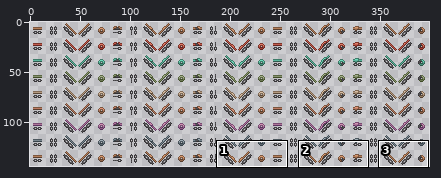
Two states of a sprite sheet, tiles/rails/akkimarirail.png. The first picture is a wide view before the edit; the outline marks the close-up.
Close-up. The starting point:
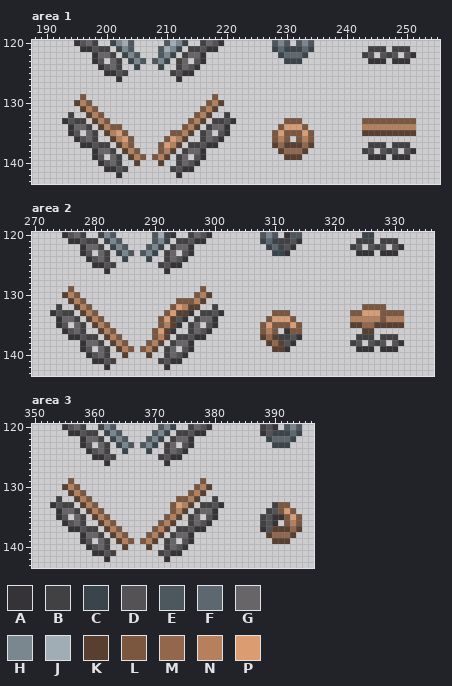
The file is 400x144 pixels. Colours within 5 levels of each other are drawn and written as one. Shown: area 1: x 188..255, y 120..143; area 2: x 270..336, y 120..143; area 3: x 350..396, y 120..143. The wide view leaves out empty margins. The commit also changed other parts of the picture, which this record leaves out.
Palette (. is transparent): A #353335  B #414042  C #39444b  D #545255  E #4c575e  F #5c676f  G #676568  H #7a878f  J #a0adb5  K #593f2f  L #7c573f  M #93674b  N #b5805b  P #db9c72
Pixels before, area 1, first column x 193:
120 ..ADGB..CHJE.....EJHC..BGDA........EHE.EHE.................
121 ...AADBB.CHE....EJHC.BBDAA.........CFCCCFC.........BBB.BBB.
122 .....AGGB.CHE...EHC.BGGA............CFFFC.........BD.DBD.DA
123 .....AD.GB.CHE.EHC.BG.DA.............CCC...........AAA.AAA.
124 ......ADGB..C...C..BGDA....................................
125 .......AADB.......BDAA.....................................
126 .........A.........A.......................................
127 ...........................................................
128 ...........................................................
129 ...L.....................L.................................
130 ..KNL...................LNK................................
131 ...KNL.................LNK.................................
132 .B..KNL...............LNK..B...............................
133 ADBB.KNL.............LNK.BBDA........LLL..........LLLLLLLLL
134 .AGGB.KNLL..........LNK.BGGA........LPPPL.........NNNNNNNNN
135 .AD.GB.KNPL.......LLNK.BG.DA.......LPLLLPL........KKKKKKKKK
136 ..ADGB..KNPL.....LPNK..BGDA........LNL.LNL.................
137 ...AADBB.KNL....LPNK.BBDAA.........KMKKKMK.........BBB.BBB.
138 .....AGGB.KNL...LNK.BGGA............KMMMK.........BD.DBD.DA
139 .....AD.GB.KNL.LNK.BG.DA.............KKK...........AAA.AAA.
140 ......ADGB..K...K..BGDA....................................
141 .......AADB.......BDAA.....................................
142 .........A.........A.......................................
Pixels before, area 2, first column x 273:
120 ..ADGB..CHE......EJCA..BGDA........EHE.AEE..........CC.....
121 ...AADBB.CHE.....EHC.BBDAA.........CFCBBDA.........BBB.BBB.
122 .....AGGB.CHE...EHC.BGGA............CFCDA.........BD.DBD.DA
123 .....AD.GB.CHE.EHC.BG.DA.............CCA...........AAA.AAA.
124 ......ADGB..C...C..BGDA....................................
125 .......AADB.......BDAA.....................................
126 .........A.........A.......................................
127 ...........................................................
128 ...........................................................
129 ...L.....................L.................................
130 ..KNL...................LNK................................
131 ...KNL...............LLLNK.................................
132 .B..KNL.............LPNKK..B........................LLLL...
133 ADBB.KNL...........LPKKA.BBDA........LLL..........LLPPPLLLL
134 .AGGB.KNL.........LPKDA.BGGA........LPPPL.........NNNNNLNNN
135 .AD.GB.KNL........LNKA.BG.DA.......LPLLLPL........KKMMKKKKK
136 ..ADGB..KNL......LPKA..BGDA........LNL.ALL..........KK.....
137 ...AADBB.KNL.....LNK.BBDAA.........KMKBBDA.........BBB.BBB.
138 .....AGGB.KNL...LNK.BGGA............KMKDA.........BD.DBD.DA
139 .....AD.GB.KNL.LNK.BG.DA.............KKA...........AAA.AAA.
140 ......ADGB..K...K..BGDA....................................
141 .......AADB.......BDAA.....................................
142 .........A.........A.......................................
Pixels before, area 3, first column x 353:
120 ..ADGB..CHE.......EHC..BGDA........BDA.EHE
121 ...AADBB.CHE.....EHC.BBDAA.........ADCCCFC
122 .....AGGB.CHE...EHC.BGGA............CFFFC.
123 .....AD.GB.CHE.EHC.BG.DA.............CCC..
124 ......ADGB..C...C..BGDA...................
125 .......AADB.......BDAA....................
126 .........A.........A......................
127 ..........................................
128 ..........................................
129 ...L.....................L................
130 ..KNL...................LNK...............
131 ...KNL.................LNK................
132 .B..KNL..............LLNK..B..............
133 ADBB.KNL............LPNK.BBDA........BLL..
134 .AGGB.KNL...........LNK.BGGA........BDLPL.
135 .AD.GB.KNL.........LNK.BG.DA.......BDAALPL
136 ..ADGB..KNL.......LNK..BGDA........BDA.LNL
137 ...AADBB.KNL.....LNK.BBDAA.........ADKKKMK
138 .....AGGB.KNL...LNK.BGGA............KMMMK.
139 .....AD.GB.KNL.LNK.BG.DA.............KKK..
140 ......ADGB..K...K..BGDA...................
141 .......AADB.......BDAA....................
142 .........A.........A......................
Once edited:
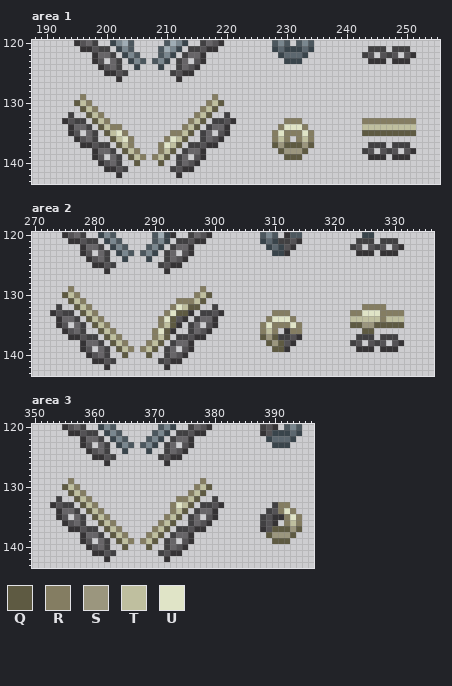
Colours new in this view: Q #5e5a42  R #847d62  S #9b967e  T #bfbf9f  U #e0e4c7
Change:
Changed rows in their new state; - is an unchanged pixel.
Area 1:
first column x 195:
129 -R---------------------R---------------------------------
130 QTR-------------------RTQ--------------------------------
131 -QTR-----------------RTQ---------------------------------
132 --QTR---------------RTQ----------------------------------
133 ---QTR-------------RTQ-------------RRR----------RRRRRRRRR
134 ----QTRR----------RTQ-------------RUUUR---------TTTTTTTTT
135 -----QTUR-------RRTQ-------------RURRRUR--------QQQQQQQQQ
136 ------QTUR-----RUTQ--------------RTR-RTR-----------------
137 -------QTR----RUTQ---------------QSQQQSQ-----------------
138 --------QTR---RTQ-----------------QSSSQ------------------
139 ---------QTR-RTQ-------------------QQQ-------------------
140 ----------Q---Q------------------------------------------
Area 2:
first column x 275:
129 -R---------------------R---------------------------------
130 QTR-------------------RTQ--------------------------------
131 -QTR---------------RRRTQ---------------------------------
132 --QTR-------------RUTQQ---------------------------RRRR---
133 ---QTR-----------RUQQ--------------RRR----------RRUUURRRR
134 ----QTR---------RUQ---------------RUUUR---------TTTTTRTTT
135 -----QTR--------RTQ--------------RURRRUR--------QQSSQQQQQ
136 ------QTR------RUQ---------------RTR--RR----------QQ-----
137 -------QTR-----RTQ---------------QSQ---------------------
138 --------QTR---RTQ-----------------QSQ--------------------
139 ---------QTR-RTQ-------------------QQ--------------------
140 ----------Q---Q------------------------------------------
Area 3:
first column x 355:
129 -R---------------------R----------------
130 QTR-------------------RTQ---------------
131 -QTR-----------------RTQ----------------
132 --QTR--------------RRTQ-----------------
133 ---QTR------------RUTQ--------------RR--
134 ----QTR-----------RTQ---------------RUR-
135 -----QTR---------RTQ-----------------RUR
136 ------QTR-------RTQ------------------RTR
137 -------QTR-----RTQ-----------------QQQSQ
138 --------QTR---RTQ-----------------QSSSQ-
139 ---------QTR-RTQ-------------------QQQ--
140 ----------Q---Q-------------------------
